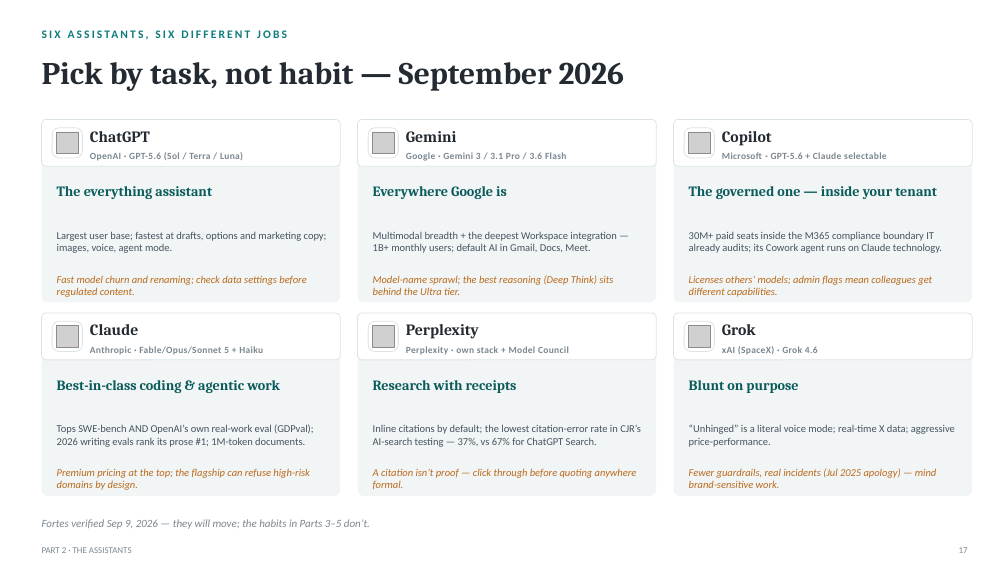
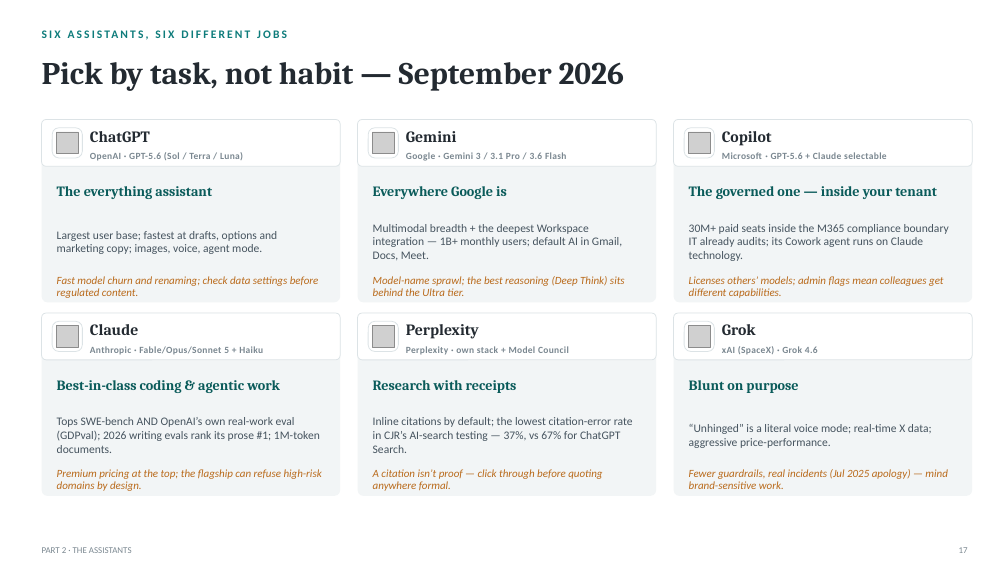
Before and after one commit to naviero1/Claude-Works, a slide deck: slide 17 of ai-training-prompt-engineering/deliverables/From_Prompts_to_Agents_Training.pptx. Drawn at 1008x567 pixels with LibreOffice and Linux fonts; fonts in the diff are those of the drawing; grey boxes stand for pictures. Boxes give left, top, right and bottom in pixels: in the first picture for what was removed or moved away, otherwise in the second. Text is boxed around its words. In the diff, an @@ line names an element or a change of style, - is before the commit and + after.

```diff
--- a/ai-training-prompt-engineering/deliverables/From_Prompts_to_Agents_Training.pptx
+++ b/ai-training-prompt-engineering/deliverables/From_Prompts_to_Agents_Training.pptx
@@ size 10 to 11 pt; line spacing 1 to 0.98 in 6 elements at (57, 417, 320, 453), (373, 417, 633, 453), (57, 231, 278, 254), (373, 224, 622, 260), (689, 224, 949, 261), (689, 424, 932, 448) @@
@@ size 10 to 10.5 pt; line spacing 0.95 to 0.92 in 6 elements at (57, 276, 319, 298), (373, 276, 625, 296), (689, 276, 943, 298), (57, 469, 322, 491), (373, 469, 602, 491), (689, 469, 947, 489) @@
@@ text removed at (42, 519, 370, 529) @@
-Fortes verified Sep 9, 2026 — they will move; the habits in Parts 3–5 don’t.
```
Also in this commit, not shown: 39 other slides changed, 13 other files.
